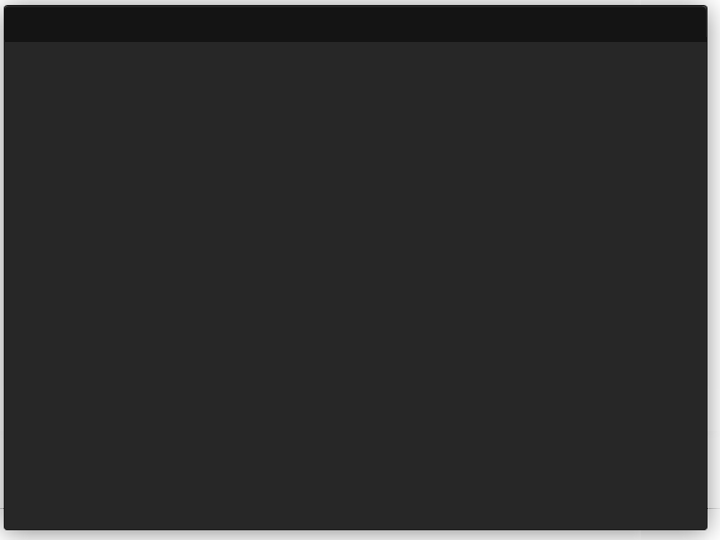
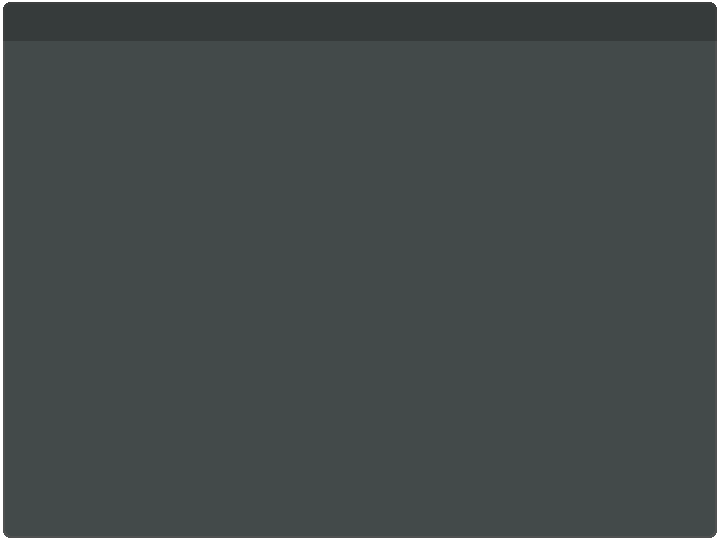
Layers edited between the first and the second 720×540 image:
removed layer "Layer" (was 49%) over [4,6,707,42]
removed layer "bar3.png" over [0,0,720,540]
added layer "Layer #3" (35%) above "Layer #2" over [3,2,717,41]
added layer "Layer #2" above "Layer #1" over [5,4,715,536]
added layer "Layer #1" (78%) over [3,2,717,538]
